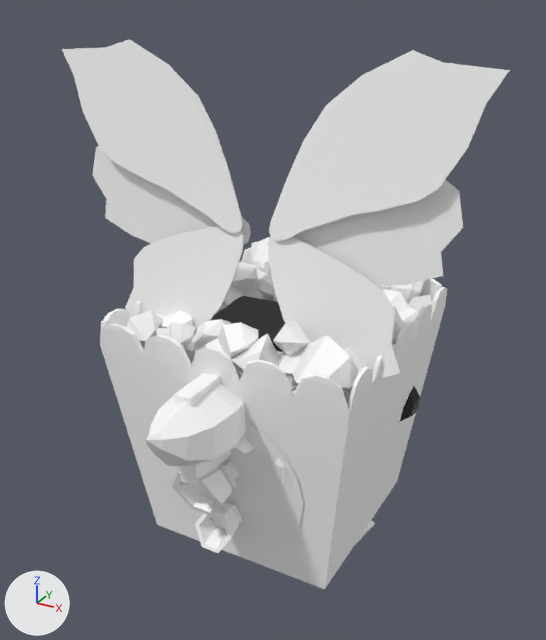
One commit to the glTF model public/models/legs.glb: the scene before it, then after it.
Camera for both pictures: a 50 mm camera at (0.155, -0.295, 0.252) aimed at (-0.011, 0.008, 0.1). Every picture has the same lights, and +X, +Y and +Z are marked at lower left. Where no turn or scale is listed for an object, it has been applied to the vertices. Vertices at the same position are counted once.

Names of what the first picture shows: 'Leg_0', 'Leg_1', 'Leg_2', 'Leg_4', 'Leg_5'.
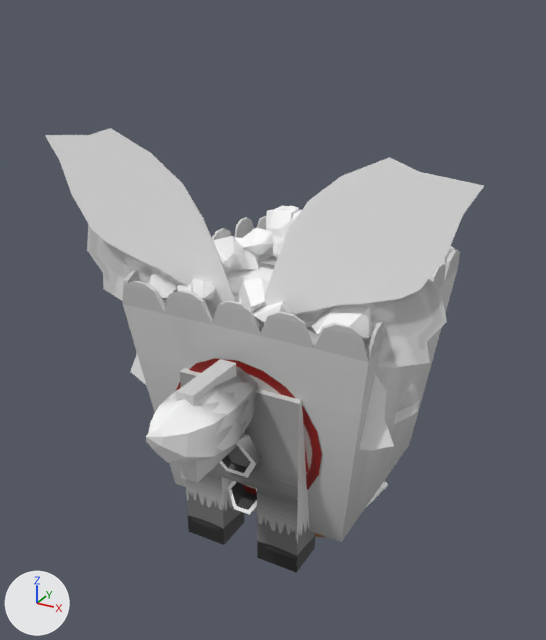
Boxes (x1, y1, x2, y2) around the edits, measured in the pictures (546 x 640 px; the box of a moved part takes in the faces that stretch with it):
'Leg_0', reshaped: before (62, 40, 510, 379); after (45, 128, 484, 537)
'Leg_4', surface changed, mesh moved (white to grey): before (100, 237, 447, 589); after (122, 205, 460, 542)
'Leg_1', surface changed, recoloured: (174, 256, 420, 573) in both
'Leg_5', surface changed: (146, 367, 258, 466) in both
'Leg_2', surface changed, reshaped: before (172, 293, 298, 553); after (219, 434, 261, 515)
part 2 of me_mesh_002, moved or reshaped (not visible afterwards): before (234, 435, 255, 454)
part 3 of me_mesh_002, moved or reshaped (not visible afterwards): before (275, 458, 286, 480)
part 4 of me_mesh_002, moved or reshaped (not visible afterwards): before (184, 331, 298, 390)
part 5 of me_mesh_002, rebuilt: before (195, 501, 242, 553); after (228, 481, 257, 515)
part 6 of me_mesh_002, rebuilt: before (172, 460, 239, 517); after (219, 434, 261, 478)
part 7 of me_mesh_002, deleted: before (177, 481, 216, 512)
part 9 of me_mesh_004, recoloured (black to grey): (400, 386, 420, 421) in both

The change, as a diff of the scene's bpy script:
```diff
--- a/public/models/legs.glb.py
+++ b/public/models/legs.glb.py
@@ mat_enable_009 @@
 mat_enable_009 = principled_material('enable.009')
-mat_enable_009.base_color = (1.0, 1.0, 1.0)  # white #ffffff
+mat_enable_009.texture = img_cat_legs_texture_png
 mat_enable_009.roughness = 0.553
@@ mat_enable_017 @@
 mat_enable_017 = principled_material('enable.017')
-mat_enable_017.base_color = (1.0, 1.0, 1.0)  # white #ffffff
+mat_enable_017.texture = img_hoverbike_texture_png
 mat_enable_017.roughness = 0.553
@@ mat_enable_013 @@
 mat_enable_013 = principled_material('enable.013')
-mat_enable_013.base_color = (1.0, 1.0, 1.0)  # white #ffffff
+mat_enable_013.texture = img_popcorn_box_texture
 mat_enable_013.roughness = 0.553
@@ mat_enable_012 @@
 mat_enable_012 = principled_material('enable.012')
-mat_enable_012.base_color = (1.0, 1.0, 1.0)  # white #ffffff
+mat_enable_012.texture = img_popcorn_box_texture_png
 mat_enable_012.roughness = 0.553
@@ mat_disable @@
 mat_disable = principled_material('disable')
-mat_disable.base_color = (1.0, 1.0, 1.0)  # white #ffffff
+mat_disable.texture = img_popcorn_box_texture_png
@@ mat_enable_011 @@
 n0 = _N.new('ShaderNodeBsdfPrincipled'); n0.name = 'Principled BSDF'
 n1 = _N.new('ShaderNodeOutputMaterial'); n1.name = 'Material Output'
+n3 = _N.new('ShaderNodeMix'); n3.name = 'Mix'
+n3.data_type = 'RGBA'
+n3.blend_type = 'MULTIPLY'
+n3.inputs[0].default_value = 1.0  # 'Factor'
 n2 = _N.new('ShaderNodeVertexColor'); n2.name = 'Color Attribute'
+n4 = _N.new('ShaderNodeTexImage'); n4.name = 'Image Texture'
+n4.image = img_rideable_pig_regular_texture
 _L.new(n0.outputs[0], n1.inputs[0])  # 'BSDF' to 'Surface'
-_L.new(n2.outputs[0], n0.inputs[0])  # 'Color' to 'Base Color'
+_L.new(n3.outputs[2], n0.inputs[0])  # 'Result' to 'Base Color'
+_L.new(n2.outputs[0], n3.inputs[7])  # 'Color' to 'B'
+_L.new(n4.outputs[0], n3.inputs[6])  # 'Color' to 'A'
@@ me_mesh_001 @@
-me_mesh_001.from_pydata(...)  # 4116 vertices, 6488 faces; spans x -0.097..0.098, y -0.036..0.004, z 0.006..0.232
+me_mesh_001.from_pydata(...)  # 4116 vertices, 6488 faces; spans x -0.097..0.097, y -0.045..0.035, z -0.001..0.197
+# me_mesh_001 part 1: 2748 of 4116 vertices moved; they spanned x -0.097..0.098, y -0.036..0.004, z 0.006..0.232 and now span x -0.097..0.097, y -0.045..0.035, z -0.001..0.197; mean shift (0.0, 0.027, -0.029); largest move (0.023, -0.032, 0.09) -> (0.023, -0.021, 0.0)
 me_mesh_001.materials.append(mat_disable_001)
@@ me_mesh_002 @@
-me_mesh_002.from_pydata(...)  # 1593 vertices, 2928 faces; spans x -0.051..0.051, y -0.084..0.117, z 0.011..0.115
+me_mesh_002.from_pydata(...)  # 1592 vertices, 2928 faces; spans x -0.051..0.051, y -0.055..0.145, z 0.011..0.115
+# me_mesh_002 part 2: the loose piece of 68 vertices spanning x -0.017..0.017, y -0.075..0.044, z 0.065..0.098 is turned -1.6 degrees about the x axis through its middle, then moved by (0.0, 0.029, 0.001)
+# me_mesh_002 part 3: the loose piece of 12 vertices spanning x 0.026..0.032, y -0.063..-0.043, z 0.063..0.088 is moved by (0.0, 0.029, 0.002)
+# me_mesh_002 part 4: the loose piece of 93 vertices spanning x -0.035..0.035, y -0.058..-0.009, z 0.087..0.107 is moved by (0.0, 0.03, 0.001)
+# me_mesh_002 part 5: the loose piece of 114 vertices spanning x -0.01..0.01, y -0.071..0.011, z 0.02..0.038 is rebuilt with 114 vertices and now spans x -0.01..0.01, y -0.044..0.039, z 0.021..0.04
+# me_mesh_002 part 6: the loose piece of 91 vertices spanning x -0.013..0.013, y -0.084..-0.014, z 0.041..0.068 is rebuilt with 102 vertices and now spans x -0.013..0.013, y -0.055..0.014, z 0.042..0.07
+# me_mesh_002 part 7: the loose piece of 12 vertices spanning x -0.01..0.01, y -0.083..-0.072, z 0.046..0.065 is deleted
 me_mesh_002.materials.append(mat_enable_016)
@@ me_mesh_003 @@
 me_mesh_003.from_pydata(...)  # 1109 vertices, 2024 faces; spans x -0.0617..0.0617, y -0.0639..0.0636, z -0.0142..0.1261
+# me_mesh_003 part 8: the whole mesh is moved by (0.0, 0.0173, 0.0142)
 me_mesh_003.materials.append(mat_enable_010)
@@ me_mesh_004 @@
-me_mesh_004.from_pydata(...)  # 465 vertices, 878 faces; spans x -0.059..0.06, y -0.084..0.094, z -0.003..0.133
+me_mesh_004.from_pydata(...)  # 465 vertices, 878 faces; spans x -0.06..0.06, y -0.084..0.094, z 0.0..0.134
+# me_mesh_004 part 9: 444 faces centred in x -0.058..0.059, y -0.033..0.07, z 0.049..0.115 are repainted in the vertex colours; the middle colour goes from black #000000 to white #ffffff
 me_mesh_004.materials.append(mat_enable_011)
```
